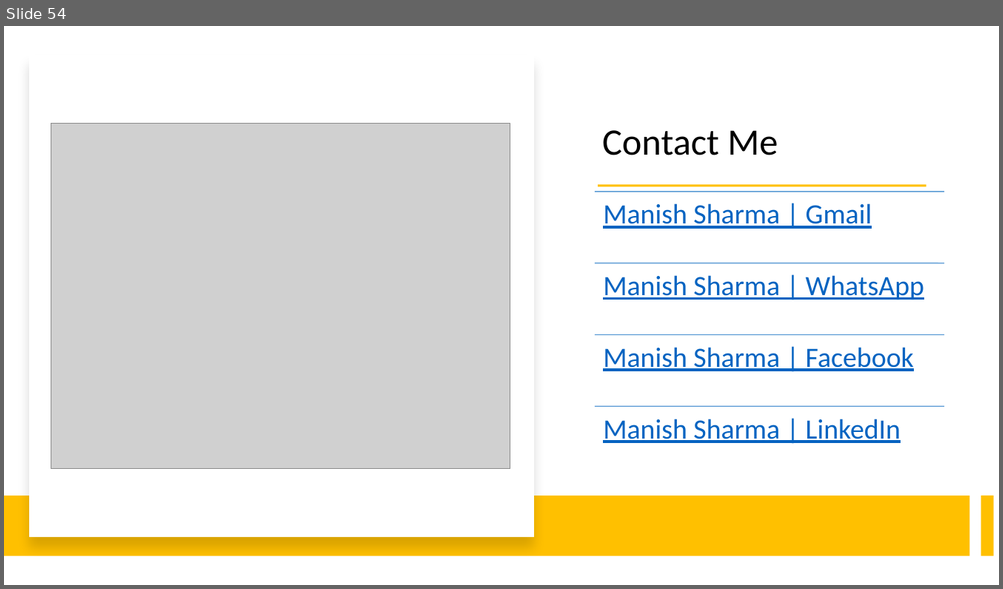
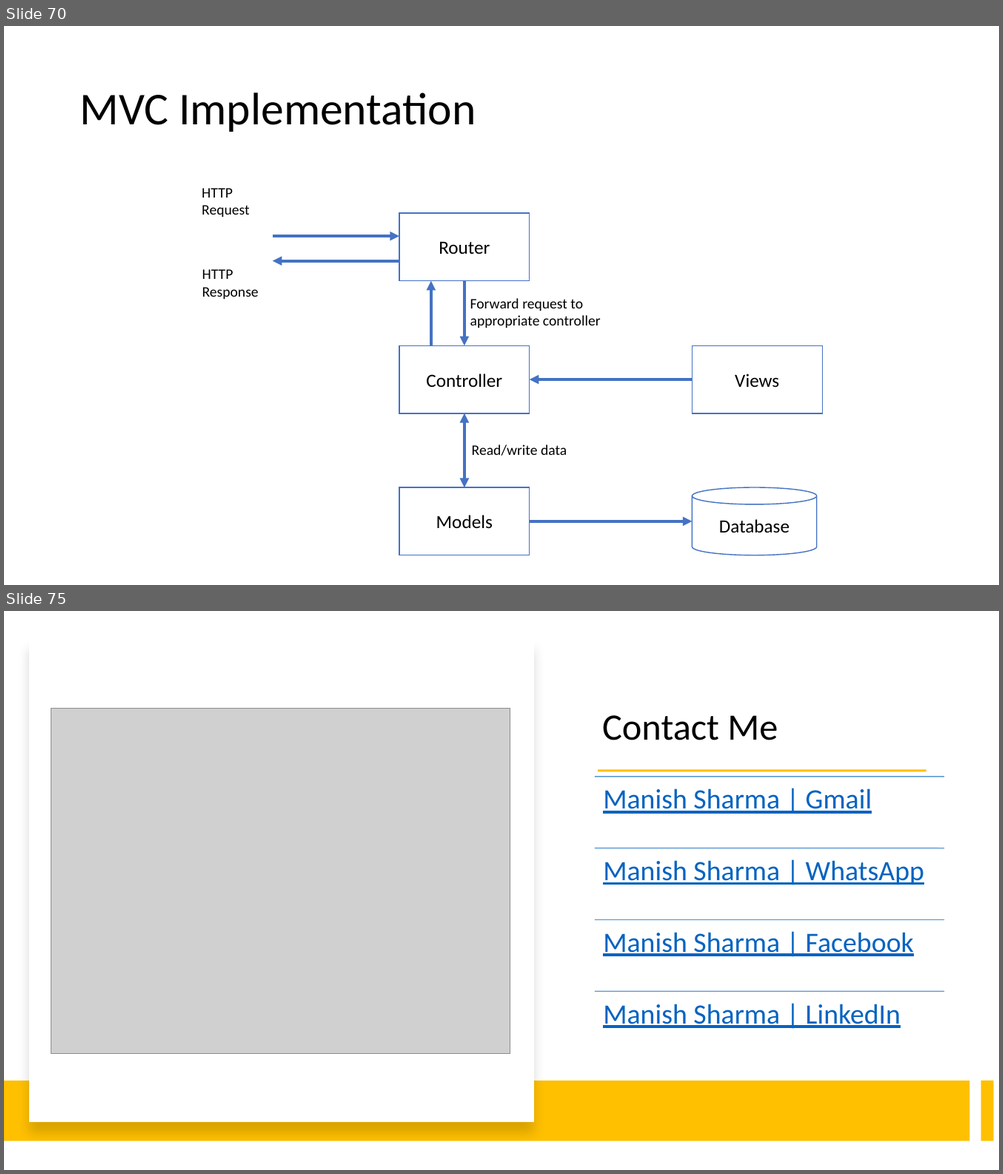
Before and after one commit to explore-with-manish/im-jan24, a slide deck: Node/Notes/Node.pptx. Shown one above the other, each under a label of ours: slide 54 before the commit, slides 70 and 75 after it; the slides between them are not shown. The pictures are 1003x589 and 1003x1174 pixels, drawn with LibreOffice and Linux fonts; fonts in the diff are those of the drawing; grey boxes stand for pictures. Boxes give left, top, right and bottom in pixels: in the first picture for what was removed or moved away, otherwise in the second. Text is boxed around its words. In the diff, an @@ line names an element or a change of style, - is before the commit and + after.

```diff
--- a/Node/Notes/Node.pptx
+++ b/Node/Notes/Node.pptx
@@ slide 70 added at [4, 26, 999, 585], background #FFFFFF @@
@@ title added at [79, 93, 475, 132], 44 pt, text #000000 @@
+MVC Implementation
@@ text added at [202, 188, 249, 217], 14 pt, text #000000 @@
+HTTP
+Request
@@ rectangle added at [399, 213, 530, 281], fill #FFFFFF, outline #4472C4 1 pt, 18 pt, text #000000 @@
+Router
@@ arrow added from (273, 236) to (399, 236), #4472C4 3 pt @@
@@ text added at [202, 269, 259, 299], 14 pt, text #000000 @@
+HTTP
+Response
@@ arrow added from (399, 261) to (273, 261), #4472C4 3 pt @@
@@ arrow added from (431, 346) to (431, 281), #4472C4 3 pt @@
@@ arrow added from (464, 281) to (464, 346), #4472C4 3 pt @@
@@ text added at [470, 298, 600, 328], 14 pt, text #000000 @@
+Forward request to
+appropriate controller
@@ rectangle added at [399, 346, 530, 414], fill #FFFFFF, outline #4472C4 1 pt, 18 pt, text #000000 @@
+Controller
@@ rectangle added at [692, 346, 822, 414], fill #FFFFFF, outline #4472C4 1 pt, 18 pt, text #000000 @@
+Views
@@ arrow added from (692, 380) to (529, 380), #4472C4 3 pt @@
@@ double arrow added from (464, 414) to (464, 488), #4472C4 3 pt @@
@@ text added at [472, 445, 566, 456], 14 pt, text #000000 @@
+Read/write data
@@ rectangle added at [399, 488, 530, 556], fill #FFFFFF, outline #4472C4 1 pt, 18 pt, text #000000 @@
+Models
@@ cylinder added at [692, 488, 817, 556], fill #FFFFFF, outline #4472C4 1 pt, 18 pt, text #000000 @@
+Database
@@ arrow added from (529, 522) to (692, 522), #4472C4 3 pt @@
@@ what was slide 54 is now slide 75 @@
```
Also in this commit, not shown: 20 other slides added, 45 other files.
